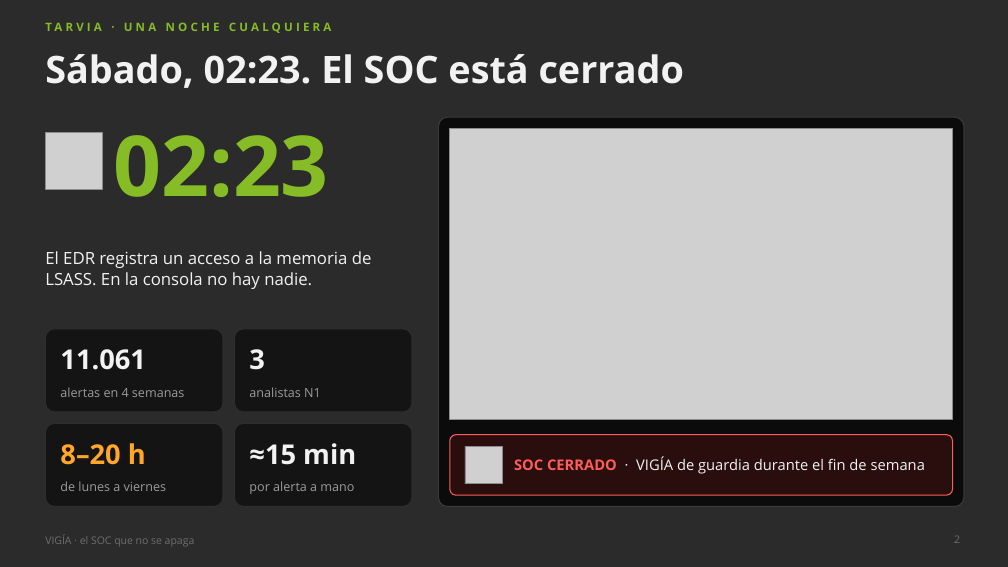
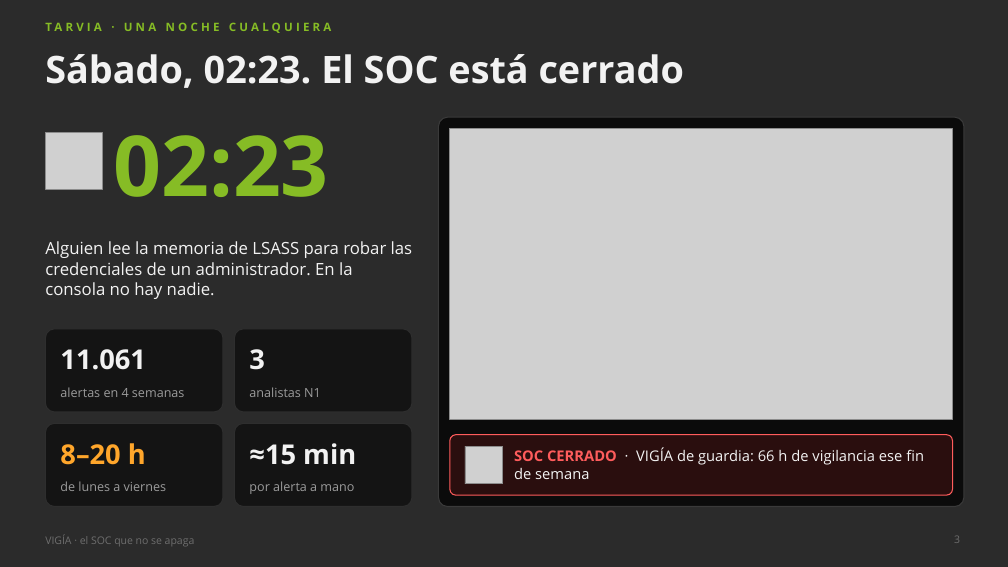
Before and after one commit to marcmarti9/Hack-2026-27, a slide deck: slide 3 of docs/presentacion/VIGIA_presentacion.pptx (slide 2 before the commit). Drawn at 1008x567 pixels with LibreOffice and Linux fonts; fonts in the diff are those of the drawing; grey boxes stand for pictures; background and template pictures are left out; a plain dark background stands for a picture behind light text. Boxes give left, top, right and bottom in pixels: in the first picture for what was removed or moved away, otherwise in the second. Text is boxed around its words. In the diff, an @@ line names an element or a change of style, - is before the commit and + after.

```diff
--- a/docs/presentacion/VIGIA_presentacion.pptx
+++ b/docs/presentacion/VIGIA_presentacion.pptx
@@ text at (x1=45, y1=241, x2=413, y2=299): text changed @@
-El EDR registra un acceso a la memoria de LSASS. En la consola no hay nadie.
+Alguien lee la memoria de LSASS para robar las credenciales de un administrador. En la consola no hay nadie.
@@ text at (x1=514, y1=448, x2=924, y2=479): text changed @@
-SOC CERRADO · VIGÍA de guardia durante el fin de semana
+SOC CERRADO · VIGÍA de guardia: 66 h de vigilancia ese fin de semana
```
Also in this commit, not shown: 11 other slides changed, 1 slide added, 2 other files.
